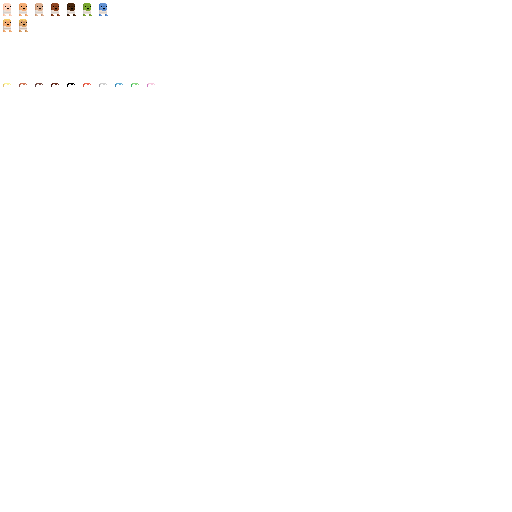
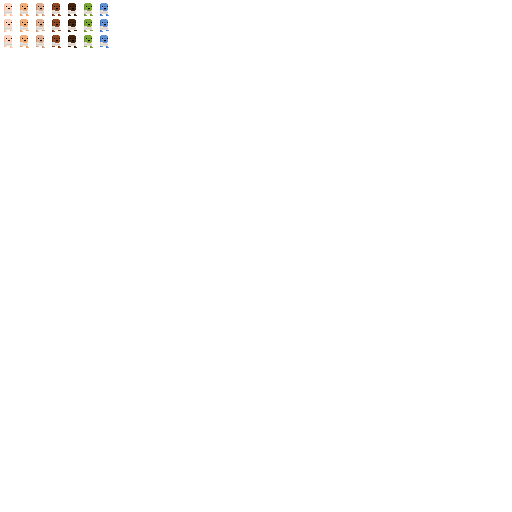
The second (512, 512) image is a revision of the first. Changes to its layers:
hid "hair", painted on it over 3, 83, 155, 87
painted on "body" over 3, 3, 109, 48
